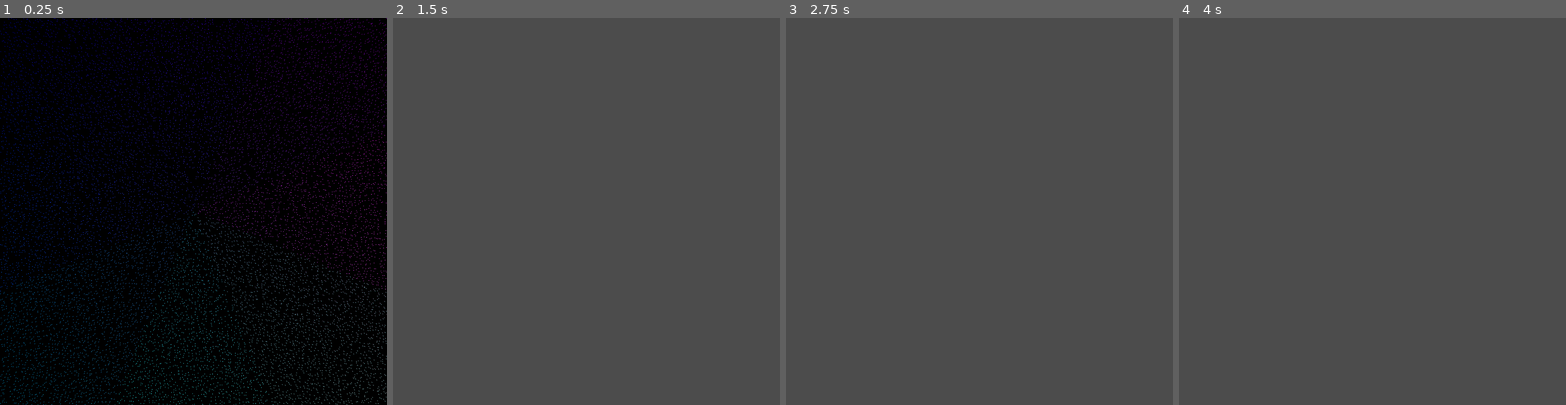
Above: before the commit, frames 1-4 (left to right).
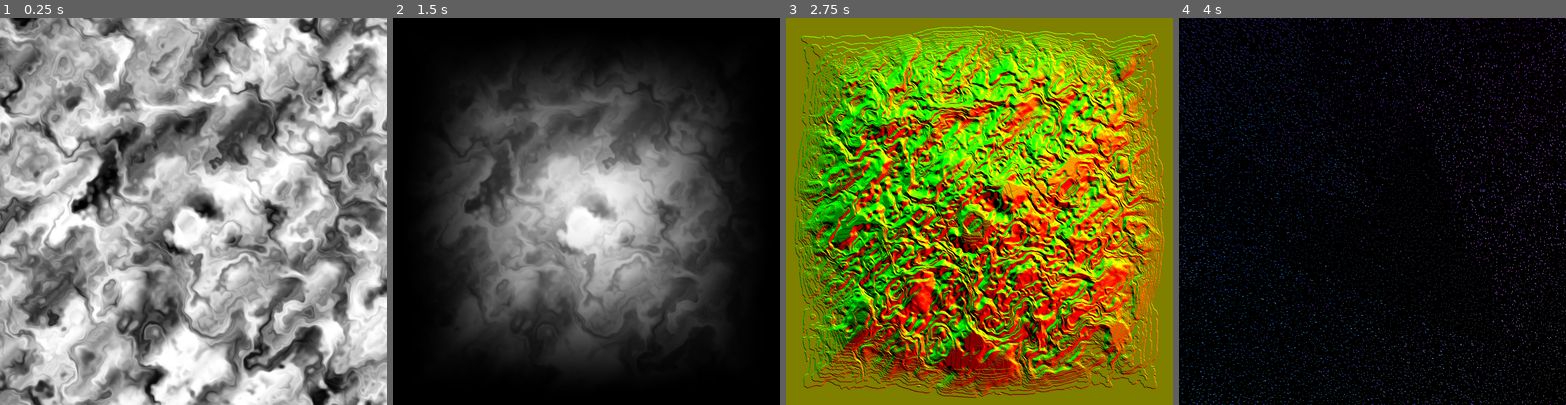
Above: after the commit, the same moments.

Repository: MichaelReel/ShaderChain
Game: Godot game, scene res://compact_scenes/click_advance_01/ClickAdvance.tscn
The game is run twice, just before and just after one commit, with the same random seed, the same clock (stepped at 60 frames per second) and the same inputs. Before the commit the project starts from res://compact_scenes/multishader_04/Multishader_04.tscn. The engine's default icon, where the game draws it, is replaced by a stand-in: a white triangle on a blue panel in a dark square.
Inputs (mouse positions are in pixels of both pictures, inside the frame that each line leads up to):
- Up to frame 1 (0.25 s): no input
- Up to frame 2 (1.5 s): tap Enter at 0.5 s; move the mouse to (671, 192) at 0.52 s; click (671, 192) at 0.67 s; tap Space at 1.25 s; move the mouse to (509, 230) at 1.27 s; click (509, 230) at 1.42 s
- Up to frame 3 (2.75 s): tap Enter at 2 s; move the mouse to (1018, 126) at 2.02 s; click (1018, 126) at 2.17 s
- Up to frame 4 (4 s): tap Space at 2.75 s; move the mouse to (1353, 288) at 2.77 s; click (1353, 288) at 2.92 s; tap Enter at 3.5 s; move the mouse to (1488, 269) at 3.52 s; click (1488, 269) at 3.67 s

The runs differ from the first frame. In frame 1, 99% of the frame differs, in the area x 0-100%, y 0-100%; in frame 2, 83%; in frame 3, 100%; in frame 4, 100%.

Commit message:
Click to render the next shader in the chain.

Diff:
--- /dev/null
+++ b/compact_scenes/click_advance_01/ClickAdvance.gd
@@ -0,0 +1,114 @@
+extends Node2D
+
+
+const CLICK_SPEED : float = 0.5
+
+onready var display := $DisplayTextureRect
+onready var repeat_delay_timer := $RepeatDelayTimer
+
+onready var shader_path_config : Array = [
+	{"root": $HeightMap/NoiseGeneration, "capture": "noise"},
+	{"root": $HeightMap/EdgeAdjust, "capture": "edge", "texture" : "noise"},
+	{"root": $HeightMap/HeightAdjust, "capture": "height", "texture": "edge"},
+	{"root": $FlowMap, "capture": "flowmap", "texture": "height"},
+	{"root": $PointsMap, "capture": "points"},
+	{
+		"root": $FlowDrawer/FlowInput,
+		"capture": "flowdraw",
+		"texture": "points",
+		"shader_textures": {"flow_map": "flowmap"},
+		"feedback": 1,
+	},
+	{
+		"root": $FlowHeights,
+		"capture": "flowheights",
+		"shader_textures": {
+			"height_map": "height",
+			"flow_map": "flowdraw",
+			"point_map": "points",
+		},
+	},
+]
+
+var captures : Dictionary = {}
+
+var current_index : int = -1
+var current_root : Node2D
+var current_viewport : Viewport
+var current_texture_rect : TextureRect
+
+var click_wait := CLICK_SPEED
+
+
+func _ready():
+	_advance()
+
+func _advance():
+	# check we have more configurations to go
+	if current_index >= len(shader_path_config) - 1:
+		return
+
+	# Index the next shader
+	current_index += 1
+	current_root = shader_path_config[current_index]["root"]
+	current_viewport = current_root.get_node("Viewport")
+	current_texture_rect = current_viewport.get_node("TextureRect")
+
+	# Set a new texture, from captured images, if configured to do so
+	if "texture" in shader_path_config[current_index]:
+		var capture_name : String = shader_path_config[current_index]["texture"]
+		var texture = _get_captured_texture(capture_name)
+		current_texture_rect.texture = texture
+
+	if "shader_textures" in shader_path_config[current_index]:
+		var shader_texures = shader_path_config[current_index]["shader_textures"]
+		for uniform_name in shader_texures:
+			var capture_name : String = shader_texures[uniform_name]
+			var texture = _get_captured_texture(capture_name)
+			current_texture_rect.material.set_shader_param(uniform_name, texture)
+
+	# Switch display to show the current viewport
+	display.texture = current_viewport.get_texture()
+
+	if "feedback" in shader_path_config[current_index]:
+		repeat_delay_timer.start()
+
+func _on_RepeatDelayTimer_timeout():
+	current_viewport.set_clear_mode(Viewport.CLEAR_MODE_ONLY_NEXT_FRAME)
+	# Wait until the frame has finished before getting the texture.
+	yield(VisualServer, "frame_post_draw")
+
+	# Retrieve the captured image.
+	var repeat_img = current_viewport.get_texture().get_data()
+	var texture = ImageTexture.new()
+	texture.create_from_image(repeat_img)
+	current_texture_rect.texture = texture
+
+func _get_captured_texture(var capture_name : String) -> ImageTexture:
+	var capture_img : Image = captures[capture_name]
+	var texture = ImageTexture.new()
+	texture.create_from_image(capture_img)
+	return texture
+
+func _process(delta):
+	click_wait -= delta
+	if Input.is_mouse_button_pressed(BUTTON_LEFT) and click_wait <= 0.0:
+		print("capturing " + current_root.name)
+		_capture_viewport_image()
+		click_wait = CLICK_SPEED
+
+func _capture_viewport_image() -> void:
+	current_viewport.set_clear_mode(Viewport.CLEAR_MODE_ONLY_NEXT_FRAME)
+	# Wait until the frame has finished before getting the texture.
+	yield(VisualServer, "frame_post_draw")
+
+	# Retrieve the captured image.
+	var img = current_viewport.get_texture().get_data()
+	var capture_name = shader_path_config[current_index]["capture"]
+
+	# Store it incase we need it later
+	captures[capture_name] = img
+
+	# Only advance after we've recorded the image,
+	# moving _advance call up to the calling _process causes it to be performed early
+	_advance()
--- /dev/null
+++ b/compact_scenes/click_advance_01/ClickAdvance.tscn
@@ -0,0 +1,188 @@
+[gd_scene load_steps=19 format=2]
+
+[ext_resource path="res://compact_scenes/click_advance_01/ClickAdvance.gd" type="Script" id=1]
+[ext_resource path="res://icon.png" type="Texture" id=2]
+[ext_resource path="res://compact_scenes/click_advance_01/noise_generation.gdshader" type="Shader" id=3]
+[ext_resource path="res://compact_scenes/click_advance_01/height_adjust.gdshader" type="Shader" id=4]
+[ext_resource path="res://compact_scenes/click_advance_01/edge_adjust.gdshader" type="Shader" id=5]
+[ext_resource path="res://compact_scenes/click_advance_01/worleyinit.gdshader" type="Shader" id=6]
+[ext_resource path="res://compact_scenes/click_advance_01/flowmap.gdshader" type="Shader" id=7]
+[ext_resource path="res://compact_scenes/click_advance_01/flow_drawer.gdshader" type="Shader" id=8]
+[ext_resource path="res://compact_scenes/click_advance_01/blend_maps.gdshader" type="Shader" id=9]
+[ext_resource path="res://compact_scenes/click_advance_01/flow_heights.gdshader" type="Shader" id=10]
+
+[sub_resource type="ShaderMaterial" id=1]
+shader = ExtResource( 3 )
+shader_param/warping = 0.15
+
+[sub_resource type="ShaderMaterial" id=2]
+shader = ExtResource( 5 )
+shader_param/x_shape = 0.5
+shader_param/depth = 0.5
+
+[sub_resource type="ShaderMaterial" id=3]
+shader = ExtResource( 4 )
+shader_param/min_height = 0.0
+shader_param/max_height = 1.0
+
+[sub_resource type="ShaderMaterial" id=5]
+shader = ExtResource( 7 )
+
+[sub_resource type="ShaderMaterial" id=4]
+shader = ExtResource( 6 )
+shader_param/grid = 128.0
+
+[sub_resource type="ShaderMaterial" id=6]
+shader = ExtResource( 8 )
+shader_param/flow_map = ExtResource( 2 )
+
+[sub_resource type="ShaderMaterial" id=8]
+shader = ExtResource( 9 )
+shader_param/blend = 0.5
+
+[sub_resource type="ShaderMaterial" id=9]
+shader = ExtResource( 10 )
+
+[node name="ClickAdvance" type="Node2D"]
+script = ExtResource( 1 )
+
+[node name="HeightMap" type="Node2D" parent="."]
+
+[node name="NoiseGeneration" type="Node2D" parent="HeightMap"]
+
+[node name="Viewport" type="Viewport" parent="HeightMap/NoiseGeneration"]
+size = Vector2( 1024, 1024 )
+hdr = false
+disable_3d = true
+usage = 0
+render_target_v_flip = true
+
+[node name="TextureRect" type="TextureRect" parent="HeightMap/NoiseGeneration/Viewport"]
+material = SubResource( 1 )
+anchor_right = 1.0
+anchor_bottom = 1.0
+texture = ExtResource( 2 )
+stretch_mode = 1
+
+[node name="EdgeAdjust" type="Node2D" parent="HeightMap"]
+
+[node name="Viewport" type="Viewport" parent="HeightMap/EdgeAdjust"]
+size = Vector2( 1024, 1024 )
+hdr = false
+disable_3d = true
+usage = 0
+render_target_v_flip = true
+
+[node name="TextureRect" type="TextureRect" parent="HeightMap/EdgeAdjust/Viewport"]
+material = SubResource( 2 )
+anchor_right = 1.0
+anchor_bottom = 1.0
+texture = ExtResource( 2 )
+stretch_mode = 1
+
+[node name="HeightAdjust" type="Node2D" parent="HeightMap"]
+
+[node name="Viewport" type="Viewport" parent="HeightMap/HeightAdjust"]
+size = Vector2( 1024, 1024 )
+hdr = false
+disable_3d = true
+usage = 0
+render_target_v_flip = true
+
+[node name="TextureRect" type="TextureRect" parent="HeightMap/HeightAdjust/Viewport"]
+material = SubResource( 3 )
+anchor_right = 1.0
+anchor_bottom = 1.0
+texture = ExtResource( 2 )
+stretch_mode = 1
+
+[node name="FlowMap" type="Node2D" parent="."]
+
+[node name="Viewport" type="Viewport" parent="FlowMap"]
+size = Vector2( 1024, 1024 )
+hdr = false
+disable_3d = true
+usage = 0
+render_target_v_flip = true
+
+[node name="TextureRect" type="TextureRect" parent="FlowMap/Viewport"]
+material = SubResource( 5 )
+anchor_right = 1.0
+anchor_bottom = 1.0
+texture = ExtResource( 2 )
+stretch_mode = 1
+
+[node name="PointsMap" type="Node2D" parent="."]
+
+[node name="Viewport" type="Viewport" parent="PointsMap"]
+size = Vector2( 1024, 1024 )
+hdr = false
+disable_3d = true
+usage = 0
+render_target_v_flip = true
+
+[node name="TextureRect" type="TextureRect" parent="PointsMap/Viewport"]
+material = SubResource( 4 )
+anchor_right = 1.0
+anchor_bottom = 1.0
+texture = ExtResource( 2 )
+stretch_mode = 1
+
+[node name="FlowDrawer" type="Node2D" parent="."]
+
+[node name="FlowInput" type="Node2D" parent="FlowDrawer"]
+
+[node name="Viewport" type="Viewport" parent="FlowDrawer/FlowInput"]
+size = Vector2( 1024, 1024 )
+hdr = false
+disable_3d = true
+usage = 0
+render_target_v_flip = true
+
+[node name="TextureRect" type="TextureRect" parent="FlowDrawer/FlowInput/Viewport"]
+material = SubResource( 6 )
+anchor_right = 1.0
+anchor_bottom = 1.0
+texture = ExtResource( 2 )
+stretch_mode = 1
+
+[node name="BlendDisplay" type="Node2D" parent="."]
+visible = false
+
+[node name="Viewport" type="Viewport" parent="BlendDisplay"]
+size = Vector2( 1024, 1024 )
+hdr = false
+disable_3d = true
+usage = 0
+render_target_v_flip = true
+
+[node name="TextureRect" type="TextureRect" parent="BlendDisplay/Viewport"]
+material = SubResource( 8 )
+anchor_right = 1.0
+anchor_bottom = 1.0
+texture = ExtResource( 2 )
+
+[node name="FlowHeights" type="Node2D" parent="."]
+
+[node name="Viewport" type="Viewport" parent="FlowHeights"]
+size = Vector2( 1024, 1024 )
+hdr = false
+disable_3d = true
+usage = 0
+render_target_v_flip = true
+
+[node name="TextureRect" type="TextureRect" parent="FlowHeights/Viewport"]
+material = SubResource( 9 )
+anchor_right = 1.0
+anchor_bottom = 1.0
+texture = ExtResource( 2 )
+stretch_mode = 1
+
+[node name="DisplayTextureRect" type="TextureRect" parent="."]
+anchor_right = 1.0
+anchor_bottom = 1.0
+
+[node name="RepeatDelayTimer" type="Timer" parent="."]
+wait_time = 0.1
+
+[connection signal="timeout" from="RepeatDelayTimer" to="." method="_on_RepeatDelayTimer_timeout"]
--- /dev/null
+++ b/compact_scenes/click_advance_01/blend_maps.gdshader
@@ -0,0 +1,18 @@
+shader_type canvas_item;
+
+
+uniform sampler2D height_map;
+uniform sampler2D flow_map;
+uniform float blend = 0.5;
+
+void fragment() {
+	vec2 uv = UV;
+
+	vec4 height_color = texture(height_map, uv);
+	vec4 flow_color = texture(flow_map, uv);
+
+	vec4 blended_color = mix(height_color, flow_color, blend);
+//	vec4 blended_color = vec4(flow_color.rg, height_color.b, 1.0);
+
+	COLOR = blended_color;
+}
--- /dev/null
+++ b/compact_scenes/click_advance_01/edge_adjust.gdshader
@@ -0,0 +1,34 @@
+shader_type canvas_item;
+
+
+uniform float x_shape = 0.5;
+uniform float depth = 0.5;
+
+
+float get_edge_fade(vec2 uv) {
+	// Circular, around the middle
+	float cf = clamp((1.0 - depth) - distance(uv, vec2(0.5)), 0.0, 1.0);
+
+	// Find the nearest edges
+	float vert = step(0.5, uv.y);
+	float hort = step(0.5, uv.x);
+	float sf = min(abs(vert - uv.y), abs(hort - uv.x)) + 0.5 - depth;
+
+	float f = mix(cf, sf, x_shape);
+
+	return f;
+}
+
+
+void fragment() {
+	vec2 uv = UV;
+	vec3 color = texture(TEXTURE, uv).rgb;
+
+	float f = get_edge_fade(uv);
+
+	vec3 fade = vec3(f);
+
+	color = (color * fade + fade);
+
+	COLOR = vec4(color, 1.0);
+}
--- /dev/null
+++ b/compact_scenes/click_advance_01/flow_drawer.gdshader
@@ -0,0 +1,109 @@
+shader_type canvas_item;
+
+
+uniform sampler2D flow_map;
+
+const float TWO_PI = 6.28318530719586;
+const vec2 dirs[] = {
+	vec2( 1.0,  0.0),  // E
+	vec2( 1.0,  1.0),  // NE
+	vec2( 0.0,  1.0),  // N
+	vec2(-1.0,  1.0),  // NW
+	vec2(-1.0,  0.0),  // W
+	vec2(-1.0, -1.0),  // SW
+	vec2( 0.0, -1.0),  // S
+	vec2( 1.0, -1.0)   // SE
+};
+
+int invert_dir(int i) {
+	return (i + 4) % 8;
+}
+
+vec2 get_dir_from_pos(in vec2 pos) {
+	return pos * 2.0 - vec2(1.0);
+}
+
+vec2 get_pos_from_dir(in vec2 dir) {
+	return (dir + vec2(1.0)) / 2.0;
+}
+
+int get_compass_direction(in vec2 v) {
+	float angle = atan(v.y, v.x);
+	int octant = int(round(8.0 * angle / TWO_PI + 8.0)) % 8;
+	return octant;
+}
+
+vec4 get_neighbour_color(vec2 uv, vec2 sps, sampler2D tex, int dir_i) {
+	vec2 neighbour = uv + dirs[dir_i] * sps;
+	return texture(tex, neighbour);
+}
+
+int blue_nearby(vec2 uv, vec2 sps, sampler2D tex) {
+	// Return a vec2 of a nearby blue, combined with it's r and g channels
+	for (int i = 0; i < dirs.length(); i++){
+		float blue = get_neighbour_color(uv, sps, tex, i).b;
+		if (blue >= 1.0) {
+			return i;
+		}
+	}
+	return -1;
+}
+
+int preferred_compass_direction(vec2 uv, sampler2D flow_tex) {
+	vec4 normal = texture(flow_tex, uv);
+	return get_compass_direction(get_dir_from_pos(normal.rg));
+}
+
+int get_flow_ecouragement(int dir_i, vec2 uv, sampler2D flow_tex) {
+	// Encourage the flow to curve with the underlying noise
+	int card = preferred_compass_direction(uv, flow_tex);
+	int simple_diff = card - dir_i;
+	// 4 and -4 are basically equivalent, but that's probably okay ¯\_(ツ)_/¯
+	if (simple_diff > 4) return simple_diff - 8;
+	if (simple_diff < -4) return simple_diff + 8;
+	return simple_diff;
+}
+
+int get_next_flow_dir(int i, vec2 uv, sampler2D flow_tex) {
+	// Favour curving towards the cardinal of UV
+	int dir_diff = get_flow_ecouragement(i, uv, flow_tex);
+
+	if (dir_diff != 0) {
+		int diff = dir_diff / abs(dir_diff);
+		return (i + diff + 8) % 8;
+	}
+
+	// Don't curve
+	return i;
+}
+
+vec4 get_flow_into_this_pixel(sampler2D worley_map, sampler2D flows, vec2 uv, vec2 scs) {
+	vec4 worley_color = texture(worley_map, uv);
+	vec4 flow_color = texture(flows, uv);
+
+	int nearby_blue = blue_nearby(uv, scs, worley_map);
+	if (nearby_blue >= 0 && worley_color.b < 0.5) {
+		vec2 rg = get_neighbour_color(uv, scs, worley_map, nearby_blue).rg;
+		vec2 flow_dir = get_dir_from_pos(rg);
+		int compass_dir = get_compass_direction(flow_dir);
+		if (invert_dir(nearby_blue) == compass_dir){
+
+//			// Set the new compass direction by curving on the flow map
+//			int new_dir = get_next_flow_dir(compass_dir, uv, flows);
+//			vec2 compass_rg = get_pos_from_dir(dirs[new_dir]);
+
+			vec2 compass_rg = mix(rg, flow_color.rg, 0.5);
+			worley_color = vec4(compass_rg, 1.0, 1.0);
+		}
+	}
+	return worley_color;
+}
+
+
+void fragment() {
+	vec2 uv = UV;
+
+	vec4 worley_color = get_flow_into_this_pixel(TEXTURE, flow_map, UV, SCREEN_PIXEL_SIZE);
+
+	COLOR = worley_color;
+}
--- /dev/null
+++ b/compact_scenes/click_advance_01/flow_heights.gdshader
@@ -0,0 +1,29 @@
+shader_type canvas_item;
+
+
+uniform sampler2D height_map;
+uniform sampler2D flow_map;
+uniform sampler2D point_map;
+
+void fragment() {
+	vec2 uv = UV;
+
+	vec4 height_color = texture(height_map, uv);
+	vec4 flow_color = texture(flow_map, uv);
+	vec4 point_color = texture(point_map, uv);
+
+	vec3 result = vec3(0.0);
+	if (point_color.r > 0.0 || point_color.g > 0.0 || point_color.b > 0.0) {
+		result = vec3(1.0, 1.0, height_color.b);
+	} else if (flow_color.r > 0.0 || flow_color.g > 0.0 || flow_color.b > 0.0) {
+		result = vec3(0.0, 0.0, height_color.b);
+	} else {
+		result = height_color.rgb;
+	}
+
+//	vec3 result = mix(height_color.rgb, vec3(0.0),  step(flow_color.rgb, vec3(0.0)));
+//	vec3 result = height_color.rgb;
+//	vec3 result = smoothstep(height_color.rgb, vec3(0.0),  step(flow_color.rgb, vec3(0.0)));
+
+	COLOR = vec4(result, 1.0);
+}
--- /dev/null
+++ b/compact_scenes/click_advance_01/flowmap.gdshader
@@ -0,0 +1,64 @@
+shader_type canvas_item;
+
+const float TWO_PI = 6.28318530719586;
+const vec2 dirs[] = {
+	vec2( 1.0,  0.0),  // E
+	vec2( 1.0,  1.0),  // NE
+	vec2( 0.0,  1.0),  // N
+	vec2(-1.0,  1.0),  // NW
+	vec2(-1.0,  0.0),  // W
+	vec2(-1.0, -1.0),  // SW
+	vec2( 0.0, -1.0),  // S
+	vec2( 1.0, -1.0),  // SE
+	vec2( 0.0,  0.0)   // No Direction
+};
+
+int invert_dir(int i) {
+	return (i + 4) % 8;
+}
+
+int get_compass_direction(in vec2 v) {
+	if (length(v) < 0.1) {
+		return 8;
+	}
+	float angle = atan(v.y, v.x);
+	int octant = int(round(8.0 * angle / TWO_PI + 8.0)) % 8;
+	return octant;
+}
+
+vec2 get_rg_from_dir(in vec2 dir) {
+	return (dir + vec2(1.0)) / 2.0;
+}
+
+float height_for_pixel(vec2 uv, sampler2D tex) {
+	return texture(tex, uv).r;
+}
+
+vec4 get_normal_for_pixel(vec2 uv, vec2 scs, sampler2D tex) {
+	float sM = height_for_pixel(uv, tex);
+	float sW = height_for_pixel(uv + dirs[4] * scs, tex);
+	float sE = height_for_pixel(uv + dirs[0] * scs, tex);
+	float sN = height_for_pixel(uv + dirs[2] * scs, tex);
+	float sS = height_for_pixel(uv + dirs[6] * scs, tex);
+	vec3 vEW = normalize(vec3(2.0, 0.0, sE - sW));
+	vec3 vNS = normalize(vec3(0.0, 2.0, sS - sN));
+	return vec4( cross(vEW, vNS), sM);
+}
+
+vec2 get_flow_direction(vec2 uv, vec2 scs, sampler2D tex) {
+	vec4 normal = get_normal_for_pixel(uv, scs, tex);
+	return normalize(vec3(normal.r, normal.g, normal.b * 0.001)).rg;
+}
+
+int preferred_compass_direction(vec2 uv, vec2 scs, sampler2D tex) {
+	return get_compass_direction(get_flow_direction(uv, scs, tex));
+}
+
+void fragment() {
+	int dir_i = preferred_compass_direction(UV, SCREEN_PIXEL_SIZE, TEXTURE);
+	COLOR = vec4(get_rg_from_dir(dirs[dir_i]), 0.0, 1.0);
+
+//	vec2 dir = get_flow_direction(UV, SCREEN_PIXEL_SIZE, TEXTURE);
+//	COLOR = vec4(get_rg_from_dir(dir), 0.0, 1.0);
+
+}
--- /dev/null
+++ b/compact_scenes/click_advance_01/height_adjust.gdshader
@@ -0,0 +1,14 @@
+shader_type canvas_item;
+
+uniform float min_height = 0.0;
+uniform float max_height = 1.0;
+
+void fragment(){
+	vec2 uv = UV;
+
+	// All channels should be the same
+	float red = texture(TEXTURE, uv).r;
+	float f = smoothstep(min_height, max_height, red);
+
+	COLOR = vec4(vec3(f), 1.0);
+}
--- /dev/null
+++ b/compact_scenes/click_advance_01/noise_generation.gdshader
@@ -0,0 +1,61 @@
+shader_type canvas_item;
+
+
+uniform float warping = 0.15;
+
+const float K1 = 0.366025404; // (sqrt(3)-1)/2;
+const float K2 = 0.211324865; // (3-sqrt(3))/6;
+
+vec2 hash( vec2 p )
+{
+	p = vec2(dot(p, vec2(127.1, 311.7)), dot(p, vec2(269.5, 183.3)));
+	return -1.0 + 2.0 * fract(sin(p) * 43758.5453123);
+}
+
+float noise( in vec2 p )
+{
+	vec2  i = floor(p + (p.x + p.y) * K1);
+	vec2  a = p - i + (i.x + i.y) * K2;
+	float m = step(a.y, a.x);
+	vec2  o = vec2(m, 1.0 - m);
+	vec2  b = a - o + K2;
+	vec2  c = a - 1.0 + 2.0 * K2;
+	vec3  h = max(0.5 - vec3(dot(a, a), dot(b, b), dot(c, c)), 0.0);
+	vec3  n = h * h * h * h * vec3(dot(a, hash(i+0.0)), dot(b, hash(i+o)), dot(c, hash(i+1.0)));
+	return dot(n, vec3(70.0));
+}
+
+float fbm(vec2 uv) {
+	uv *= 5.0;
+	mat2 m = mat2(vec2(1.6,  1.2), vec2(-1.2,  1.6));
+
+	float f = 0.0;
+	f  = 0.5000 * noise(uv);
+	uv = m * uv;
+	f += 0.2500 * noise(uv);
+	uv = m * uv;
+	f += 0.1250 * noise(uv);
+	uv = m * uv;
+	f += 0.0625 * noise(uv);
+	uv = m * uv;
+
+	f = 0.5 + 0.5 * f;
+
+	// Re-level the noise to be more 0.0 to 1.0
+	f = smoothstep(0.2, 0.7, f);
+
+	return f;
+}
+
+void fragment() {
+	vec2 uv = UV;
+
+	vec2 warp_offset = vec2(5.3, 1.3);
+	float f1 = fbm(uv + warp_offset) * warping;
+	vec2 mod_uv = uv - vec2(f1, -f1);
+	float f = fbm(mod_uv);
+
+//	f = hash(uv).x;
+
+	COLOR = vec4(vec3(f), 1.0);
+}
--- /dev/null
+++ b/compact_scenes/click_advance_01/worleyinit.gdshader
@@ -0,0 +1,30 @@
+shader_type canvas_item;
+
+
+uniform float grid = 128.0;
+
+vec2 random2( vec2 p ) {
+	return fract(sin(vec2(dot(p,vec2(127.1,311.7)),dot(p,vec2(269.5,183.3))))*43758.5453);
+}
+
+void fragment() {
+	// Tile the space
+	vec2 st = UV * grid;
+	vec2 i_st = floor(st); // Tile col and row
+	vec2 f_st = fract(st); // Position within the tile
+
+	// Random position from current + neighbor place in the grid
+	vec2 point = random2(i_st);
+
+	// Vector between the pixel and the point
+	vec2 diff = point - f_st;
+
+	// Distance to the point
+	float dist = length(diff);
+
+	// Draw 1 or 2 cells at the center
+	vec3 color = vec3(step(dist, grid / 2048.0));
+	color.rg = step(1.0, color.b) * UV;
+
+	COLOR = vec4(color,1.0);
+}
--- a/compact_scenes/multishader_04/Multishader_04.tscn
+++ b/compact_scenes/multishader_04/Multishader_04.tscn
@@ -4,7 +4,7 @@
 [ext_resource path="res://compact_scenes/multishader_04/a_01_worleyinit.gdshader" type="Shader" id=2]
 [ext_resource path="res://compact_scenes/multishader_04/a_02_worleytidy.gdshader" type="Shader" id=3]
 [ext_resource path="res://compact_scenes/multishader_04/b_01_noise.gdshader" type="Shader" id=4]
-[ext_resource path="res://compact_scenes/multishader_04/b_02_dome.gdshader" type="Shader" id=5]
+[ext_resource path="res://compact_scenes/click_advance_01/edge_adjust.gdshader" type="Shader" id=5]
 [ext_resource path="res://compact_scenes/multishader_04/c_01_flowmap.gdshader" type="Shader" id=6]
 [ext_resource path="res://compact_scenes/multishader_04/f_01_blendmaps.gdshader" type="Shader" id=7]
 [ext_resource path="res://compact_scenes/multishader_04/e_01_waterflow.gdshader" type="Shader" id=8]
--- a/project.godot
+++ b/project.godot
@@ -11,7 +11,7 @@
 [application]
 
 config/name="ShaderChain"
-run/main_scene="res://compact_scenes/multishader_04/Multishader_04.tscn"
+run/main_scene="res://compact_scenes/click_advance_01/ClickAdvance.tscn"
 config/icon="res://icon.png"
 
 [display]
